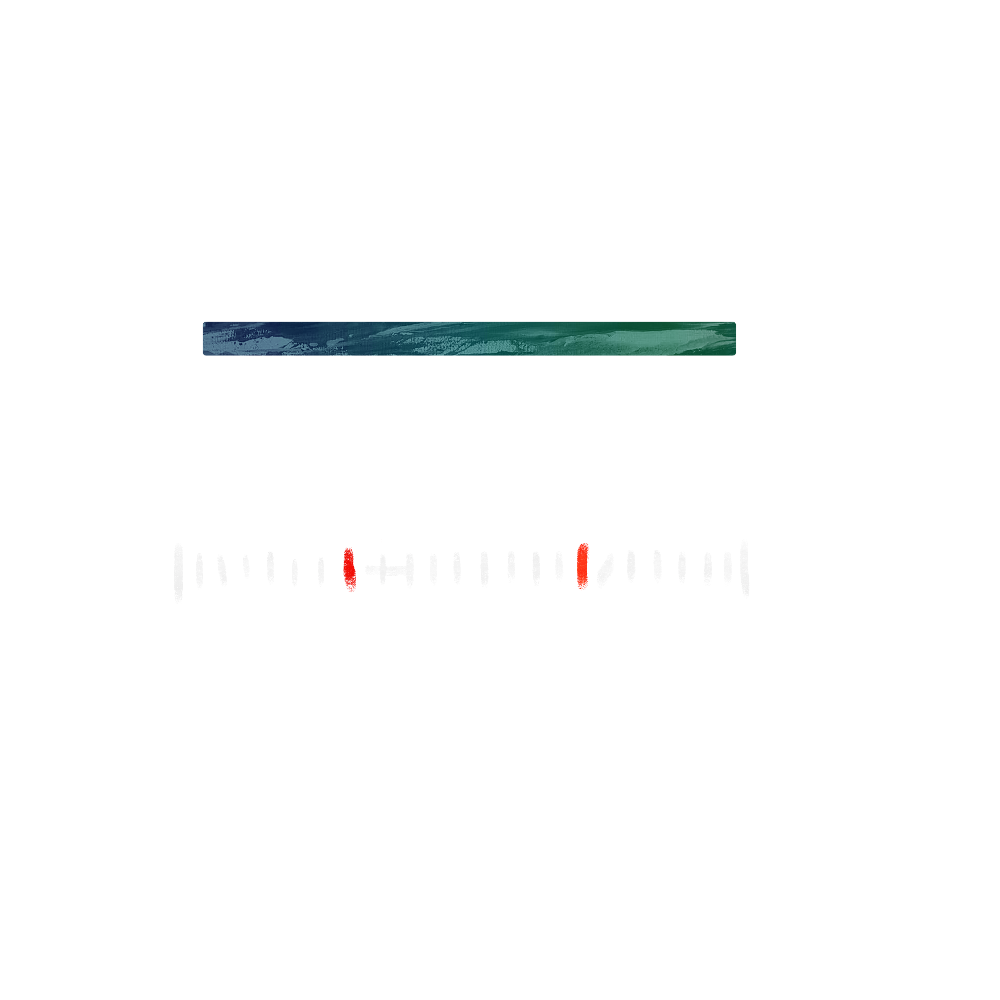
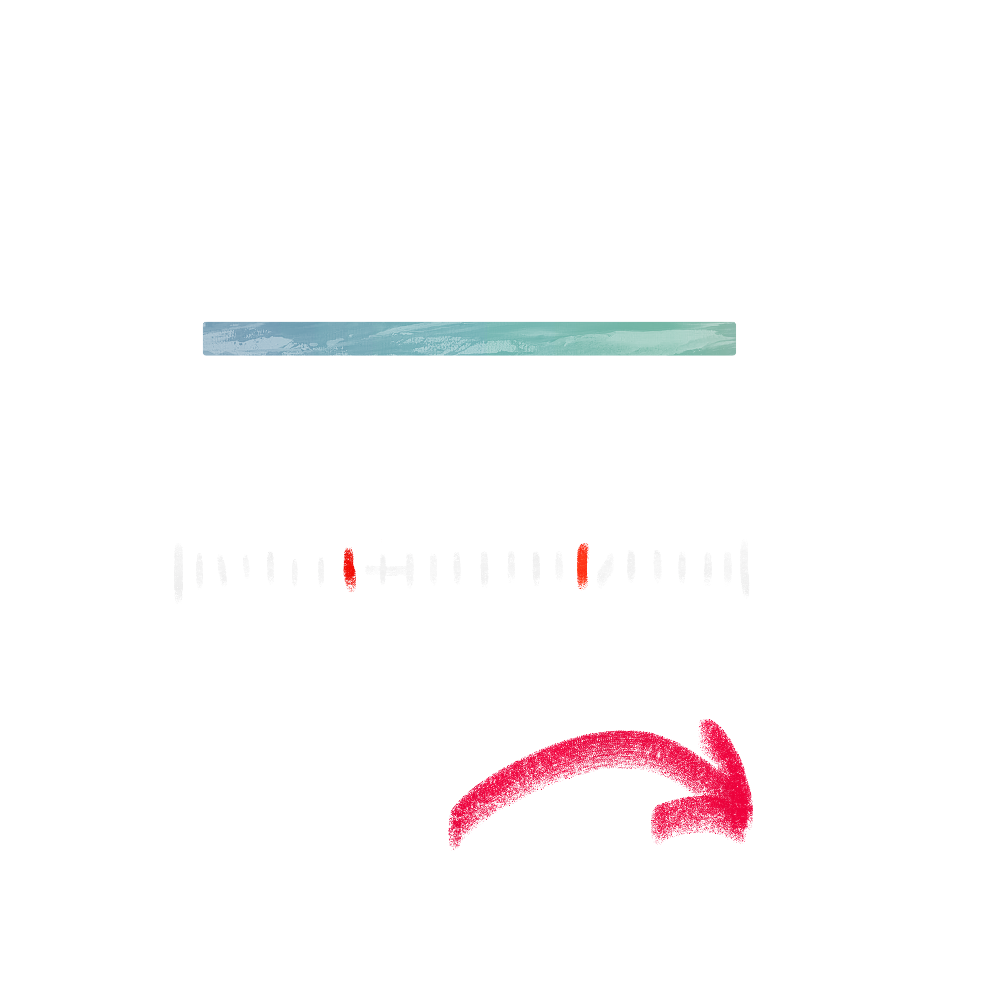
Layers edited between the first and the second (1000, 1000) image:
painted on "Layer 5" over [448, 719, 753, 851]
painted on "Layer 1" over [202, 321, 753, 851]